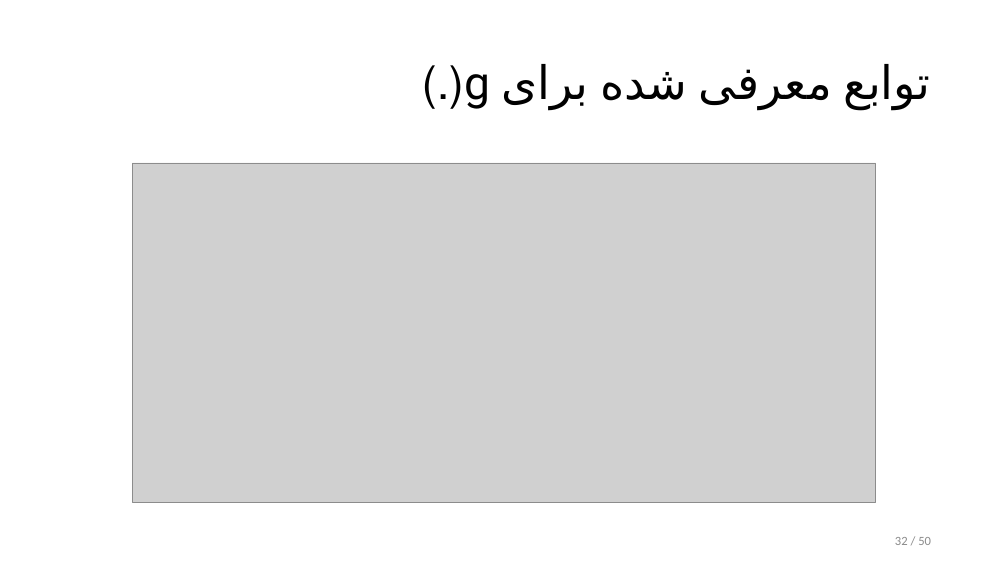
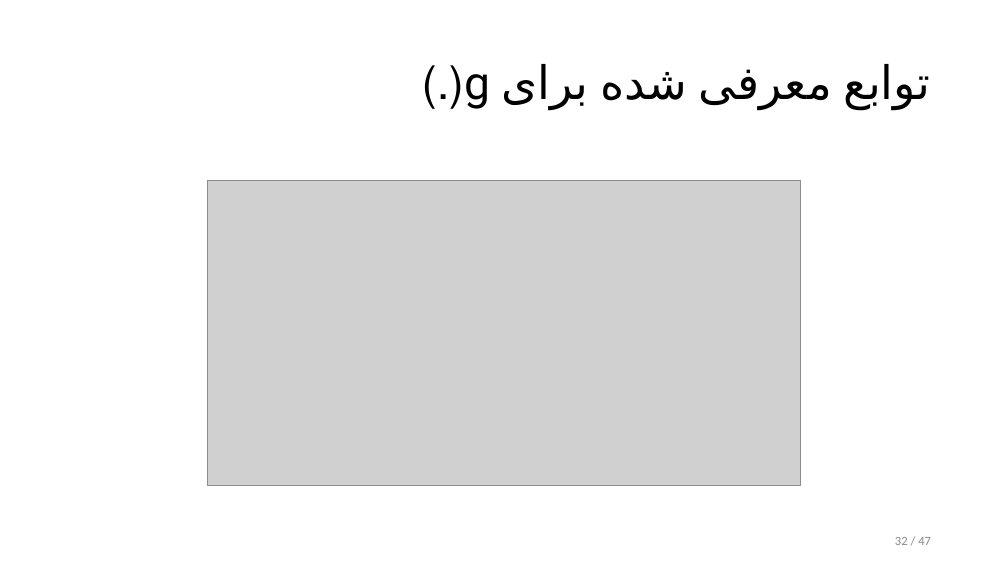
Before and after one commit to alphamarket/defence.pres, a slide deck: slide 32 of defence.pptx. Drawn at 1008x567 pixels with LibreOffice and Linux fonts; fonts in the diff are those of the drawing; grey boxes stand for pictures. Boxes give left, top, right and bottom in pixels: in the first picture for what was removed or moved away, otherwise in the second. Text is boxed around its words. In the diff, an @@ line names an element or a change of style, - is before the commit and + after.

```diff
--- a/defence.pptx
+++ b/defence.pptx
@@ picture: place and size @@
-picture at box(132, 163, 876, 503)
+picture at box(207, 180, 801, 485)
@@ page number at box(895, 537, 931, 545): text changed @@
-32 / 50
+32 / 47
```
Also in this commit, not shown: 24 other slides changed, 1 slide added, 1 slide removed, 1 other file.
